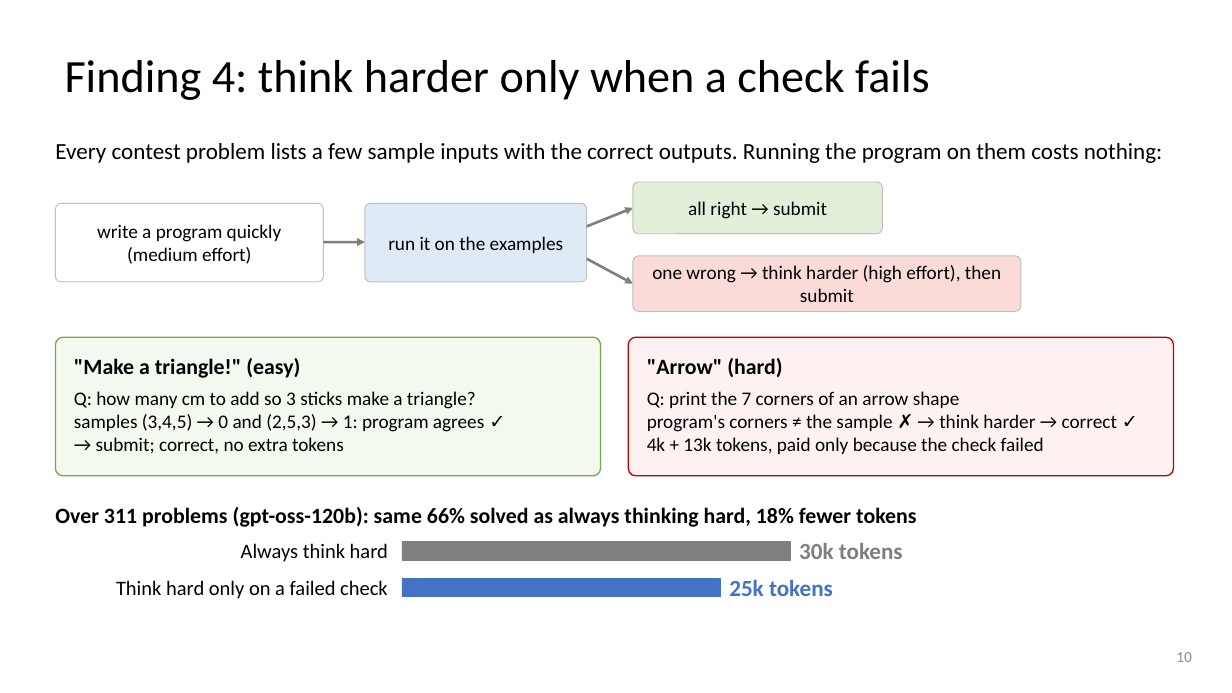
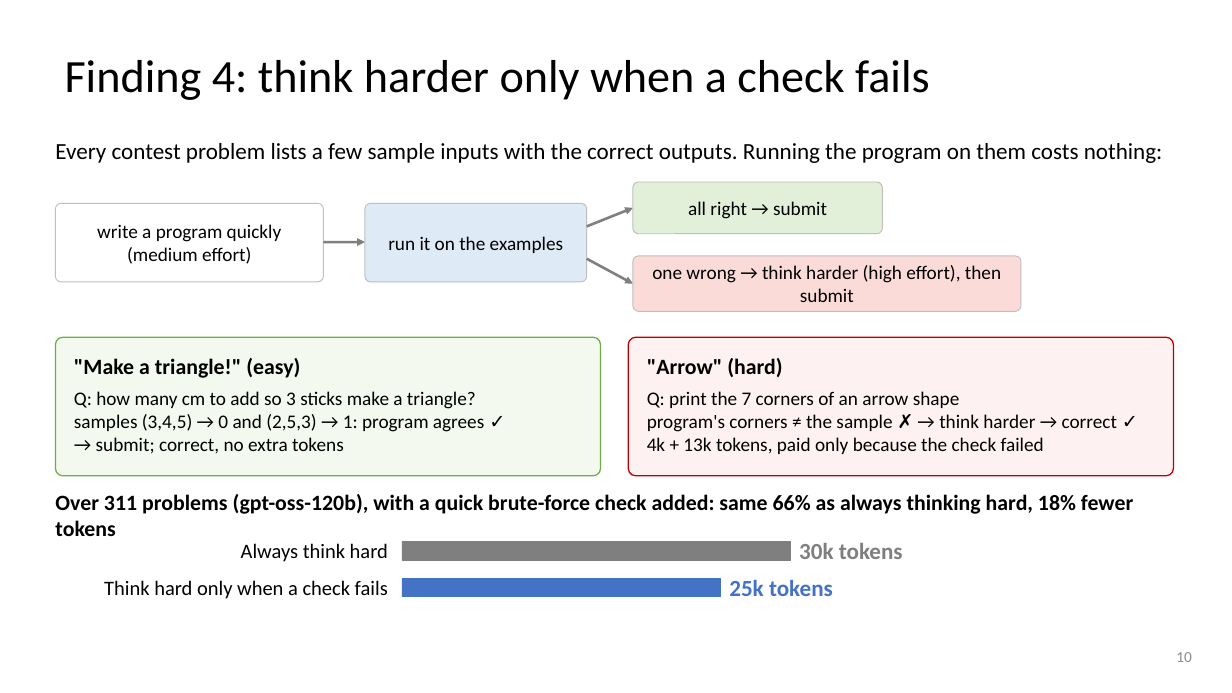
Before and after one commit to dlwns147/CSED490E_Project_Team5, a slide deck: slide 10 of PROPOSAL_slides_full.pptx. Drawn at 1232x693 pixels with LibreOffice and Linux fonts; fonts in the diff are those of the drawing. Boxes give left, top, right and bottom in pixels: in the first picture for what was removed or moved away, otherwise in the second. Text is boxed around its words. In the diff, an @@ line names an element or a change of style, - is before the commit and + after.

```diff
--- a/PROPOSAL_slides_full.pptx
+++ b/PROPOSAL_slides_full.pptx
@@ text at (55, 494, 1133, 536): text changed @@
-Over 311 problems (gpt-oss-120b): same 66% solved as always thinking hard, 18% fewer tokens
+Over 311 problems (gpt-oss-120b), with a quick brute-force check added: same 66% as always thinking hard, 18% fewer tokens
@@ text at (104, 580, 388, 599): text changed @@
-Think hard only on a failed check
+Think hard only when a check fails
```
Also in this commit, not shown: 2 other slides changed, 8 other files.
